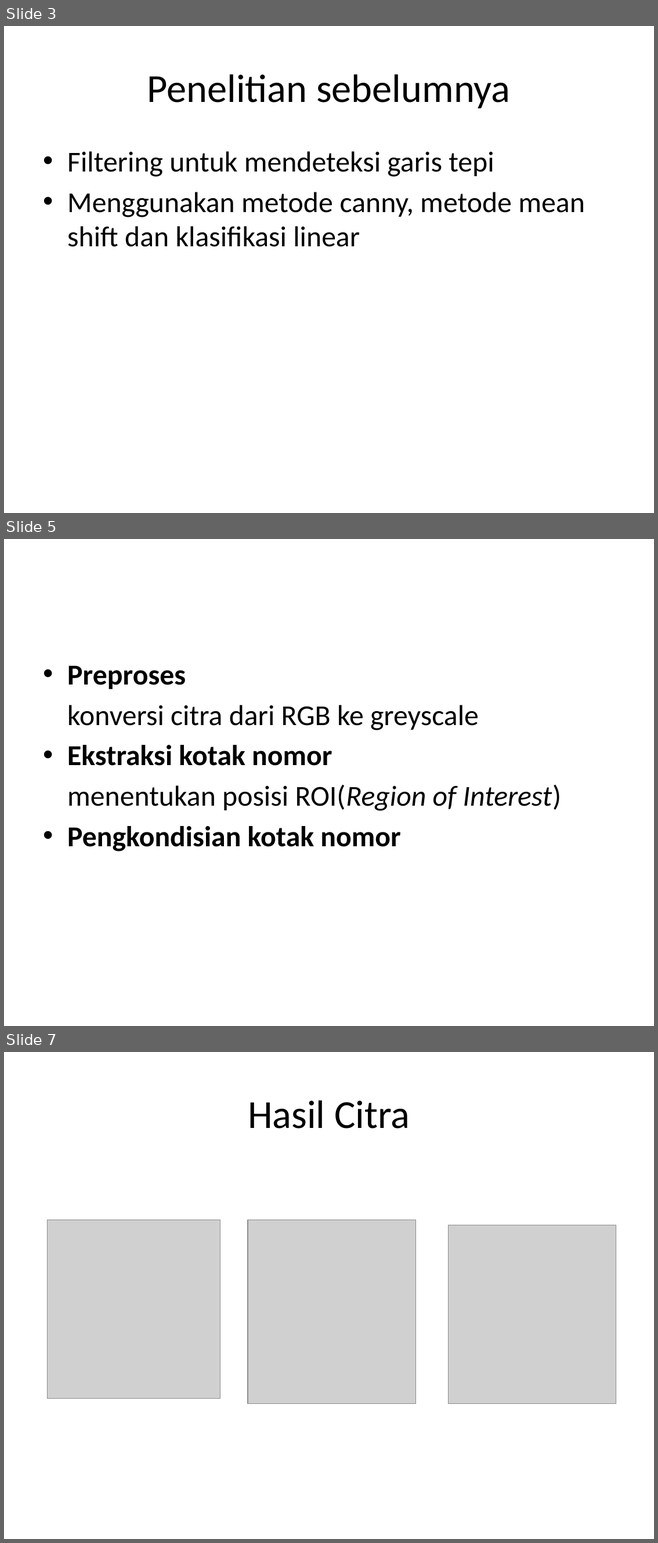
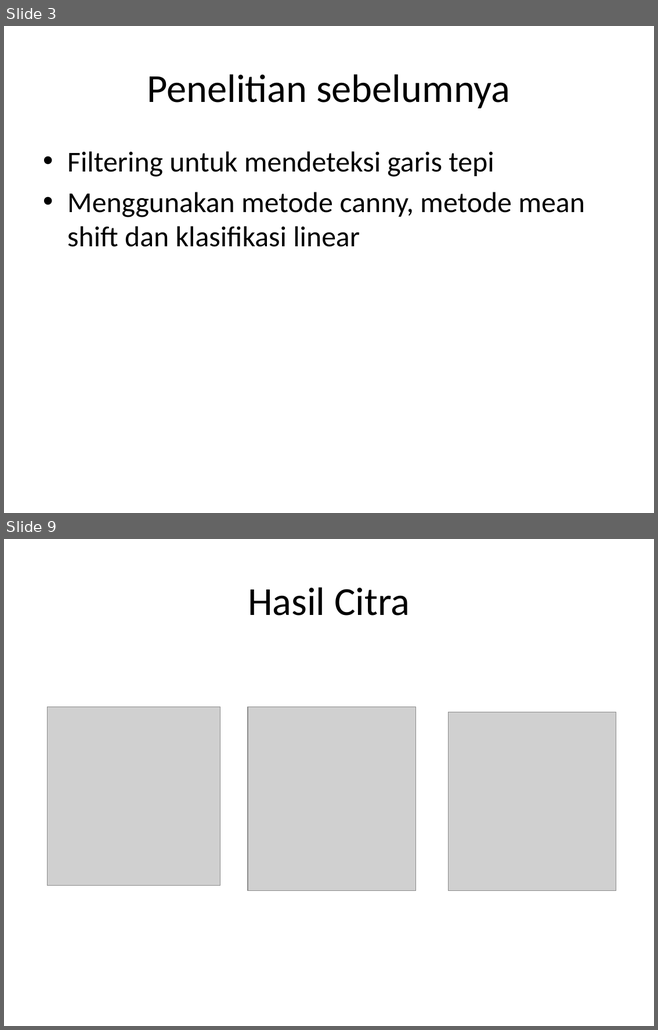
Before and after one commit to tbalci/pln-pcd, a slide deck: presentasi PCD.pptx. Shown one above the other, each under a label of ours: slides 3, 5 and 7 before the commit, slides 3 and 9 after it; the slides between them are not shown. The pictures are 658x1543 and 658x1030 pixels, drawn with LibreOffice and Linux fonts; fonts in the diff are those of the drawing; grey boxes stand for pictures. Boxes give left, top, right and bottom in pixels: in the first picture for what was removed or moved away, otherwise in the second. Text is boxed around its words. In the diff, an @@ line names an element or a change of style, - is before the commit and + after.

```diff
--- a/presentasi PCD.pptx
+++ b/presentasi PCD.pptx
@@ slide 5 removed at (4,539,654,1026), background #FFFFFF @@
@@ text removed at (67,665,561,852) @@
-• Preproses
-konversi citra dari RGB ke greyscale
-• Ekstraksi kotak nomor
-menentukan posisi ROI(Region of Interest)
-• Pengkondisian kotak nomor
@@ what was slide 7 is now slide 9 @@
```
Also in this commit, not shown: 5 slides changed, 8 slides added, 1 other slide removed.
